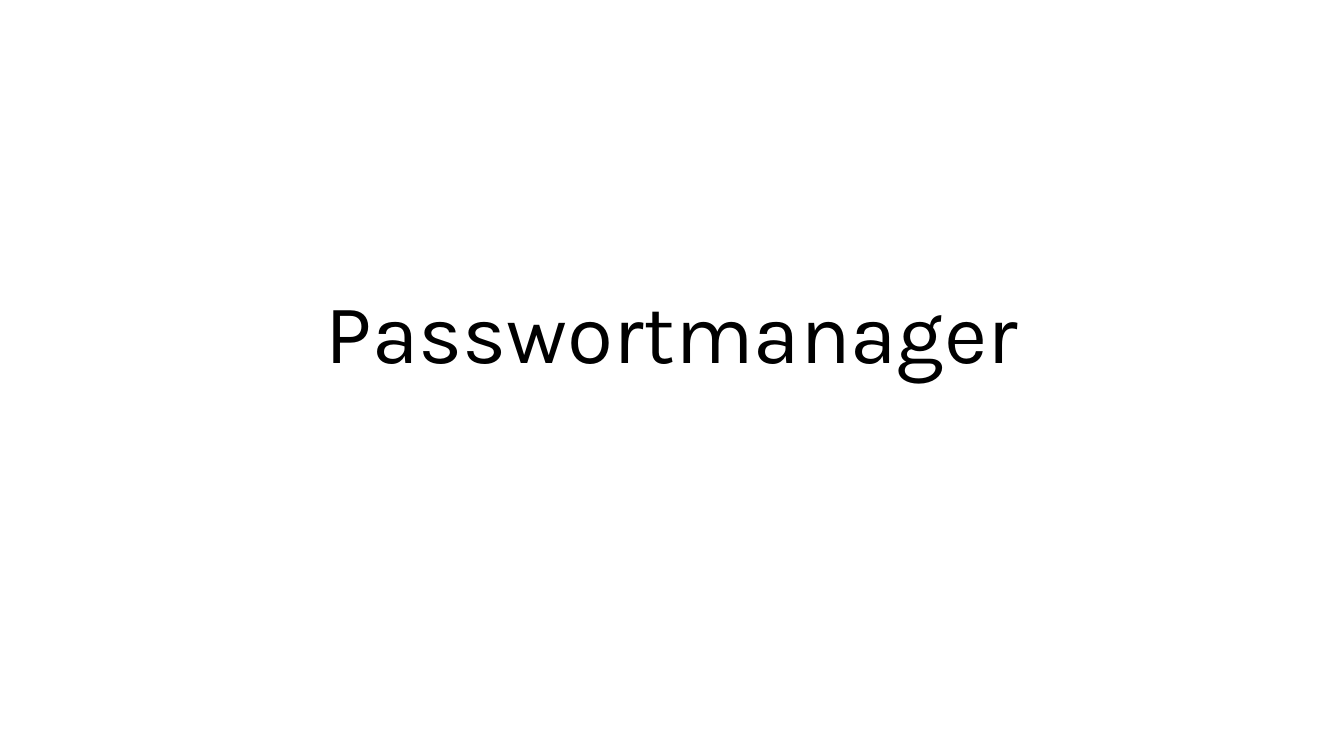
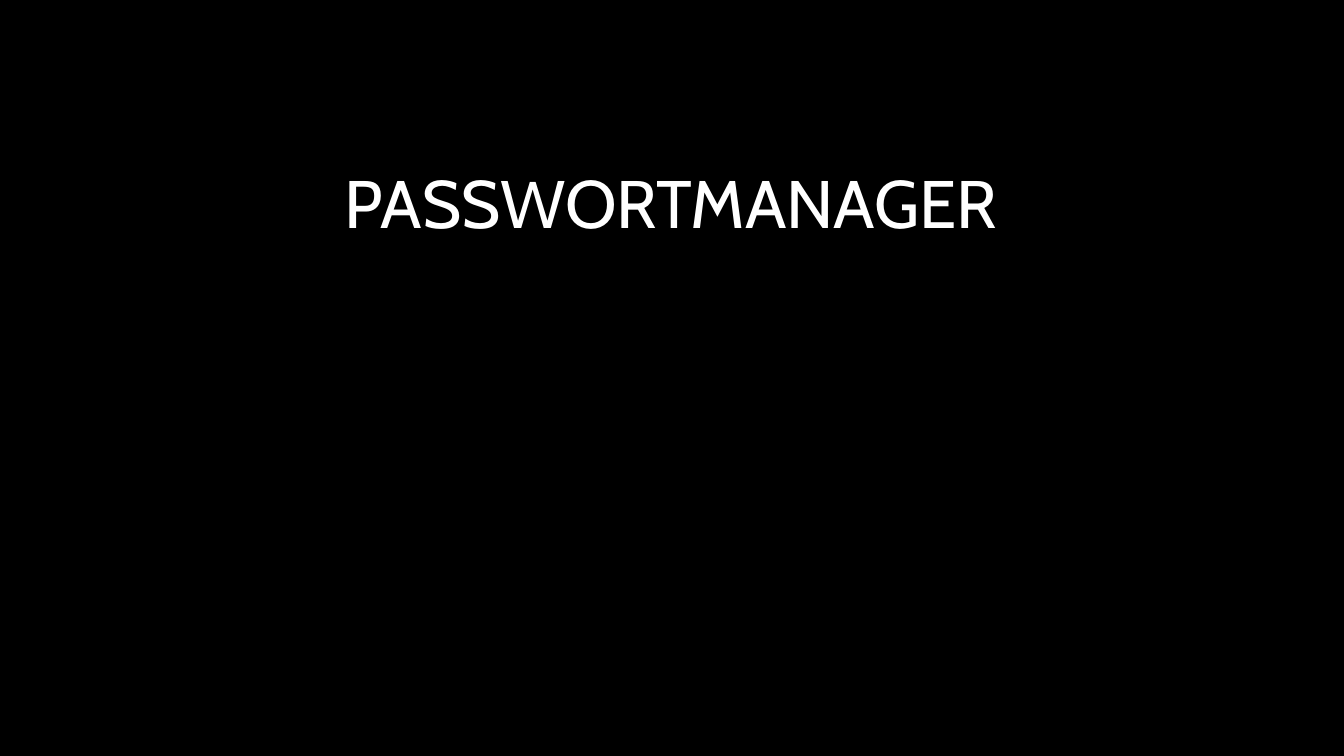
Before and after one commit to NebelNite/Passwortmanager, a slide deck: slide 1 of Passwortmanager.pptx. Drawn at 1344x756 pixels with LibreOffice and Linux fonts; fonts in the diff are those of the drawing; background and template pictures are left out. Boxes give left, top, right and bottom in pixels: in the first picture for what was removed or moved away, otherwise in the second. Text is boxed around its words. In the diff, an @@ line names an element or a change of style, - is before the commit and + after.

```diff
--- a/Passwortmanager.pptx
+++ b/Passwortmanager.pptx
@@ background #FFFFFF to picture (left out) @@
@@ title at (345, 180, 997, 229): text changed; size 60 to 48 pt; font Karla to Cabin; text colour #000000 to gradient #FFFFFF to #A6A6A6 @@
-Passwortmanager
+PASSWORTMANAGER
```
Also in this commit, not shown: 8 other slides changed, 3 slides added, 2 slides removed.
